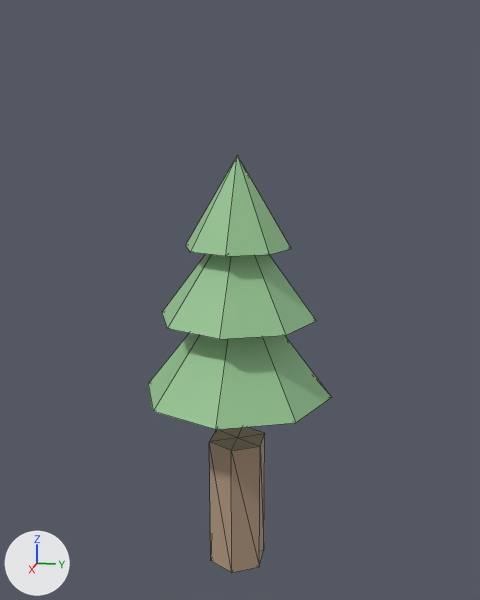
The glTF model public/studio/v2.15.0/d_tree/model.glb, before and after one commit.
The view is the same before and after, from a camera (50 mm lens) standing at (7.2, 1.47, 4.3) and looking at (-0.05, 0.02, 2.48). Lighting does not change. The marker at lower left points along +X, +Y and +Z. The picture after the commit comes second. Mesh edges are drawn as thin lines. Where no turn or scale is listed for an object, it has been applied to the vertices.

The first picture shows 'part0', 'part1', 'part2', 'part3'.
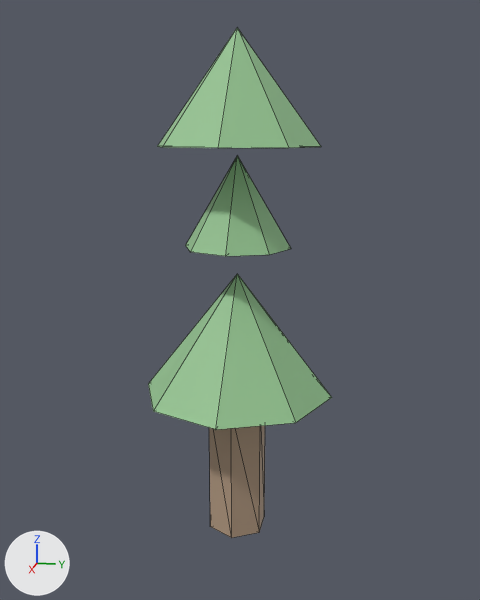
Pixel boxes [x1, y1, x2, y2] of what changed, in the pictures (480 x 600 px):
'part2', moved
    before: [162, 254, 316, 339]
    after: [158, 28, 321, 148]
'part0', moved
    before: [209, 427, 265, 573]
    after: [209, 426, 265, 538]

What the commit changed:
me_geometry_0 is used by ob_part0; location (0.0, 0.0, 0.0).
me_geometry_0 had 14 vertices, 24 faces and spanned x -0.35..0.35, y -0.3..0.3, z -0.8..0.8.
me_geometry_0 now has 14 vertices, 24 faces and spans x -0.35..0.35, y -0.3..0.3, z -0.33..1.27.
me_geometry_0 part 1: the whole mesh is moved by (0.0, 0.0, 0.47).
me_geometry_2 is used by ob_part2; location (0.0, 0.0, 0.0).
me_geometry_2 had 10 vertices, 16 faces and spanned x -0.9..0.9, y -0.9..0.9, z 2.3..3.5.
me_geometry_2 now has 10 vertices, 16 faces and spans x -0.9..0.9, y -0.9..0.9, z 4.19..5.39.
me_geometry_2 part 2: the whole mesh is moved by (0.0, 0.0, 1.89).
